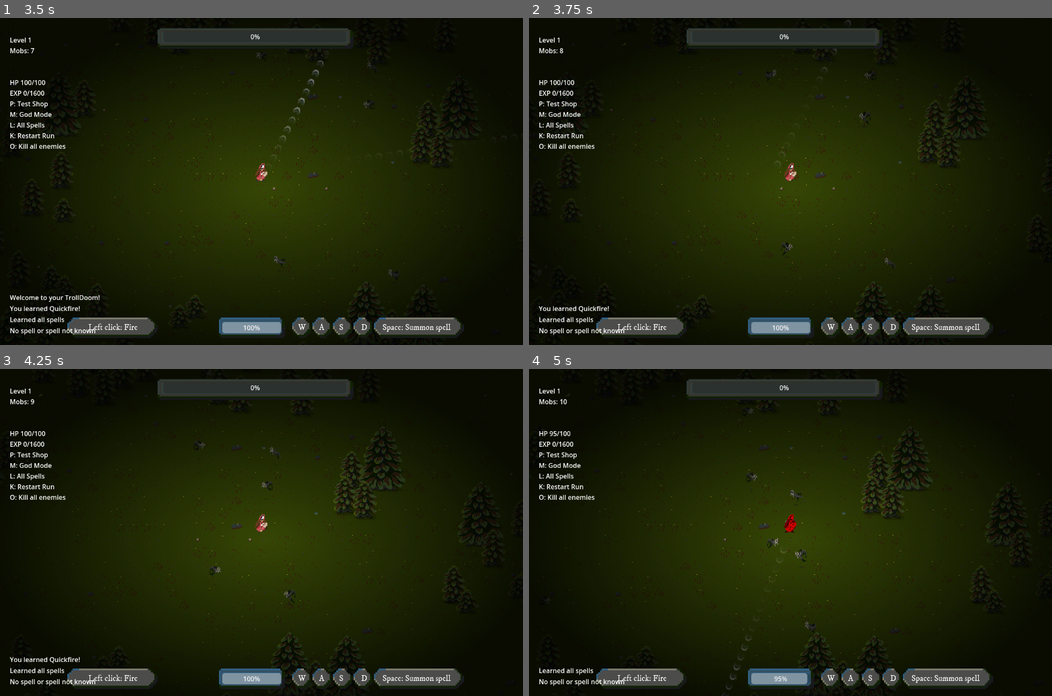
Above: before the commit, frames 1-4 (two rows, left to right).
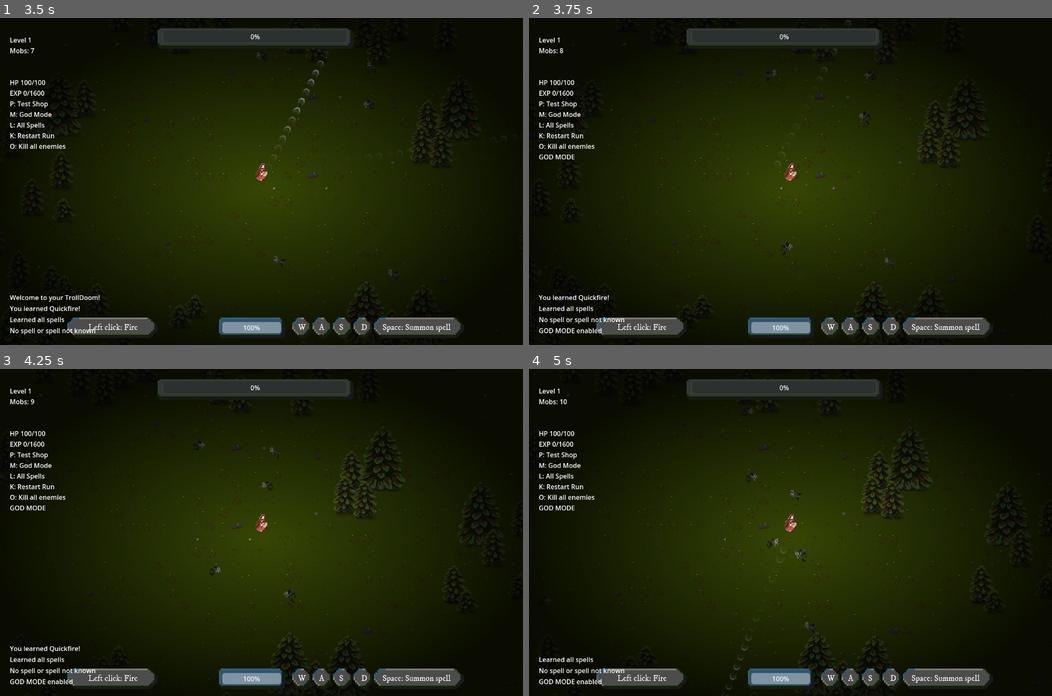
Above: after the commit, the same moments.

Repository: milestone-dev/ld55
Game: Godot game, scene res://scenes/start.tscn
The game is run twice, just before and just after one commit, with the same random seed, the same clock (stepped at 60 frames per second) and the same inputs.
Inputs (mouse positions are in pixels of both pictures, inside the frame that each line leads up to):
- Up to frame 1 (3.5 s): click "Start game" at 0.5 s; click "Quickfire" at 1.25 s; tap Enter at 2 s; move the mouse to (376, 165) at 2.02 s; hold D (move_right) 2.03-2.75 s; tap L (dev_allspells) at 2.1 s; click (376, 165) at 2.17 s; tap Space at 2.27 s; drag from (156, 197) to (371, 158) at 2.77 s
- Up to frame 2 (3.75 s): move the mouse to (842, 109) at 3.52 s; hold D (move_right) from 3.53 s (still down); tap 0 (dev_godmode, bound only after the commit) at 3.6 s
- Up to frame 3 (4.25 s): keep holding D (move_right)
- Up to frame 4 (5 s): release D (move_right) at 4.25 s; drag from (764, 597) to (633, 483) at 4.27 s

Frame 1 is identical in both runs. In frame 2, 0.6% of the frame differs, in the area x 1-19%, y 41-97%; in frame 3, 0.6%; in frame 4, 0.6%, in the area x 1-54%, y 19-97%.

Commit message:
Add looping music

Diff:
--- a/project.godot
+++ b/project.godot
@@ -14,6 +14,10 @@
 run/main_scene="res://scenes/start.tscn"
 config/features=PackedStringArray("4.2", "Forward Plus")
 config/icon="res://assets/icons/icon.svg"
+
+[autoload]
+
+MusicPlayer="*res://scenes/music_player.tscn"
 
 [display]
 
@@ -75,7 +79,7 @@
 }
 dev_godmode={
 "deadzone": 0.5,
-"events": [Object(InputEventKey,"resource_local_to_scene":false,"resource_name":"","device":-1,"window_id":0,"alt_pressed":false,"shift_pressed":false,"ctrl_pressed":false,"meta_pressed":false,"pressed":false,"keycode":0,"physical_keycode":77,"key_label":0,"unicode":109,"echo":false,"script":null)
+"events": [Object(InputEventKey,"resource_local_to_scene":false,"resource_name":"","device":-1,"window_id":0,"alt_pressed":false,"shift_pressed":false,"ctrl_pressed":false,"meta_pressed":false,"pressed":false,"keycode":0,"physical_keycode":48,"key_label":0,"unicode":48,"echo":false,"script":null)
 ]
 }
 dev_shop={
@@ -93,3 +97,8 @@
 "events": [Object(InputEventKey,"resource_local_to_scene":false,"resource_name":"","device":-1,"window_id":0,"alt_pressed":false,"shift_pressed":false,"ctrl_pressed":false,"meta_pressed":false,"pressed":false,"keycode":0,"physical_keycode":79,"key_label":0,"unicode":111,"echo":false,"script":null)
 ]
 }
+music_toggle={
+"deadzone": 0.5,
+"events": [Object(InputEventKey,"resource_local_to_scene":false,"resource_name":"","device":-1,"window_id":0,"alt_pressed":false,"shift_pressed":false,"ctrl_pressed":false,"meta_pressed":false,"pressed":false,"keycode":0,"physical_keycode":77,"key_label":0,"unicode":109,"echo":false,"script":null)
+]
+}
--- /dev/null
+++ b/scenes/music_player.tscn
@@ -0,0 +1,10 @@
+[gd_scene load_steps=3 format=3 uid="uid://dvd07vrc8yr7i"]
+
+[ext_resource type="AudioStream" uid="uid://xxka5chvh1r0" path="res://assets/audio/music/Trolldoomdrone.ogg" id="1_2fe7x"]
+[ext_resource type="Script" path="res://scripts/music_player.gd" id="2_ixerj"]
+
+[node name="AudioStreamPlayer" type="AudioStreamPlayer"]
+stream = ExtResource("1_2fe7x")
+volume_db = -0.655
+autoplay = true
+script = ExtResource("2_ixerj")
--- a/scenes/player.tscn
+++ b/scenes/player.tscn
@@ -369,6 +369,7 @@
 
 [node name="AttackStreamPlayer" type="AudioStreamPlayer" parent="."]
 stream = ExtResource("9_va7d8")
+volume_db = -10.0
 
 [connection signal="body_entered" from="DamageArea" to="." method="_on_damage_area_body_entered"]
 [connection signal="cast_complete" from="CanvasLayer/CastingUI" to="." method="_on_casting_ui_cast_complete"]
--- /dev/null
+++ b/scripts/music_player.gd
@@ -0,0 +1,4 @@
+extends AudioStreamPlayer
+
+func _process(delta: float) -> void:
+	if Input.is_action_just_pressed("music_toggle"): stream_paused = !stream_paused
Not shown, changed: assets/audio/sfx/DRUMBASEATTACK.ogg.import
